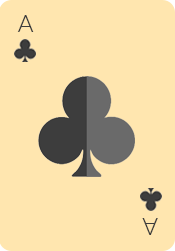
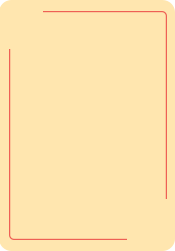
The second 175×251 image is a revision of the first. Changes to its layers:
hid "CLUB copy" over [140,188,162,211]
hid "CLUB" over [14,39,36,62]
hid "Layer 4" over [38,76,135,177]
hid "A" (1st of 2) over [142,218,158,235]
hid "A" (2nd of 2) over [17,15,34,32]
added layer "Rounded Rectangle 2" above "Shape 1" over [9,11,167,240]
